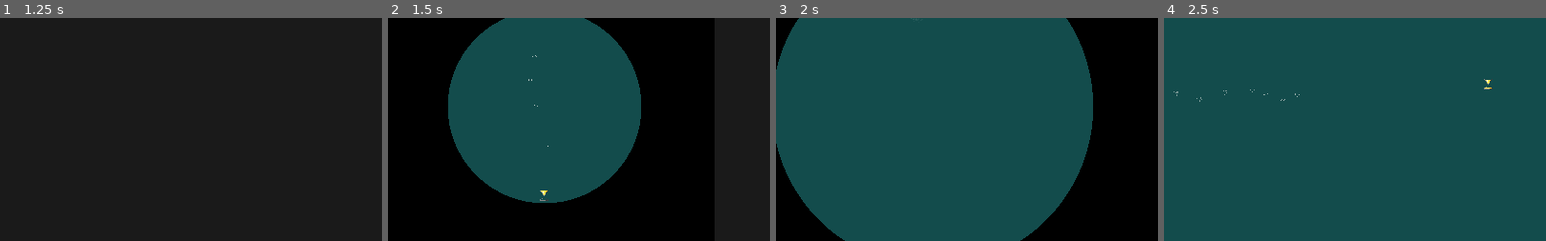
Above: before the commit, frames 1-4 (left to right).
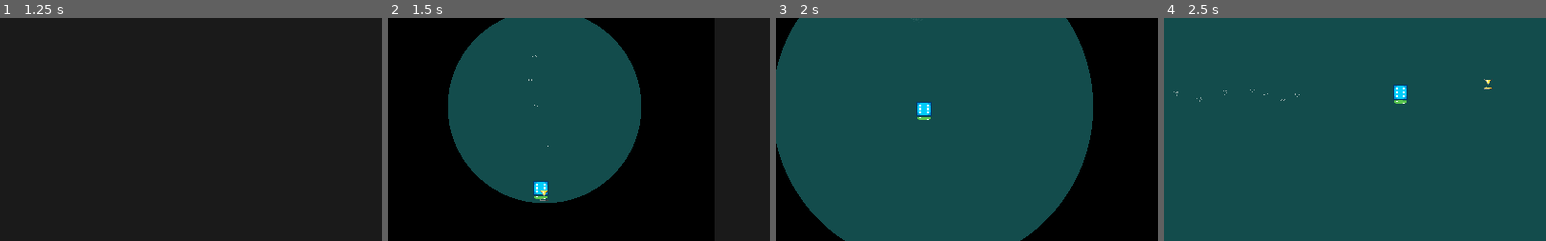
Above: after the commit, the same moments.

Repository: andrebariani/gmtk2022
Game: Godot game, scene res://src/ui/menu/MainMenu.tscn
The game is run twice, just before and just after one commit, with the same random seed, the same clock (stepped at 60 frames per second) and the same inputs. The engine's default icon, where the game draws it, is replaced by a stand-in: a white triangle on a blue panel in a dark square.
Inputs (mouse positions are % of the whole screen's width and height, from its top left):
- Up to frame 1 (1.25 s): click "Play" at 0.5 s
- Up to frame 2 (1.5 s): click "Play" at 1.25 s
- Up to frame 3 (2 s): no input
- Up to frame 4 (2.5 s): tap Enter (ui_accept) at 2, 2.27 s; move the mouse to (72, 45) at 2.02 s; hold D (move_right) from 2.03 s (still down); click (72, 45) at 2.1 s
The pictures show only the part of the screen within x 30-80%, y 30-80%; the shares and areas given below are measured in that part.

Frame 1 is identical in both runs. In frame 2, 0.3% of the frame differs, in the area x 38-42%, y 73-82%; in frame 3, 0.3%; in frame 4, 0.3%, in the area x 60-64%, y 29-39%.

Commit message:
Merge branch 'master' into feature/update-animacao-2

Diff:
--- a/src/entities/player/animation/DiceAnimation.tscn
+++ b/src/entities/player/animation/DiceAnimation.tscn
@@ -226,33 +226,6 @@
 "transitions": PoolRealArray( 1 ),
 "update": 0,
 "values": [ Vector2( 1, 1 ) ]
-}
-
-[sub_resource type="Animation" id=8]
-resource_name = "move"
-tracks/0/type = "value"
-tracks/0/path = NodePath("../../CurrentFace:scale")
-tracks/0/interp = 0
-tracks/0/loop_wrap = true
-tracks/0/imported = false
-tracks/0/enabled = true
-tracks/0/keys = {
-"times": PoolRealArray( 0, 0.5, 1 ),
-"transitions": PoolRealArray( 1, 1, 1 ),
-"update": 0,
-"values": [ Vector2( 1, 1 ), Vector2( 1.1, 1.1 ), Vector2( 1, 1 ) ]
-}
-tracks/1/type = "value"
-tracks/1/path = NodePath("../../CurrentFace:visible")
-tracks/1/interp = 1
-tracks/1/loop_wrap = true
-tracks/1/imported = false
-tracks/1/enabled = true
-tracks/1/keys = {
-"times": PoolRealArray( 0 ),
-"transitions": PoolRealArray( 1 ),
-"update": 1,
-"values": [ true ]
 }
 
 [sub_resource type="Animation" id=7]
@@ -392,143 +365,6 @@
 "values": [ Vector2( 1, 1 ), Vector2( 1, 0.5 ), Vector2( 1, 1e-05 ), Vector2( 1, 1 ) ]
 }
 
-[sub_resource type="Animation" id=7]
-resource_name = "to_behind"
-length = 1.2
-step = 0.05
-tracks/0/type = "value"
-tracks/0/path = NodePath("../../CurrentFace:visible")
-tracks/0/interp = 0
-tracks/0/loop_wrap = true
-tracks/0/imported = false
-tracks/0/enabled = true
-tracks/0/keys = {
-"times": PoolRealArray( 0, 1 ),
-"transitions": PoolRealArray( 1, 1 ),
-"update": 1,
-"values": [ false, true ]
-}
-tracks/1/type = "value"
-tracks/1/path = NodePath("../Old:scale")
-tracks/1/interp = 0
-tracks/1/loop_wrap = true
-tracks/1/imported = false
-tracks/1/enabled = true
-tracks/1/keys = {
-"times": PoolRealArray( 0, 0.3, 0.5, 0.7, 0.9, 1 ),
-"transitions": PoolRealArray( 1, 1, 1, 1, 1, 1 ),
-"update": 0,
-"values": [ Vector2( 1, 1 ), Vector2( 1, 1 ), Vector2( 1, 0.75 ), Vector2( 1, 0.55 ), Vector2( 1, 0.35 ), Vector2( 1, 0.25 ) ]
-}
-tracks/2/type = "value"
-tracks/2/path = NodePath("../Old:offset")
-tracks/2/interp = 0
-tracks/2/loop_wrap = true
-tracks/2/imported = false
-tracks/2/enabled = true
-tracks/2/keys = {
-"times": PoolRealArray( 0, 1 ),
-"transitions": PoolRealArray( 1, 1 ),
-"update": 1,
-"values": [ Vector2( 0, -20 ), Vector2( 0, -20 ) ]
-}
-tracks/3/type = "value"
-tracks/3/path = NodePath("../Old:position")
-tracks/3/interp = 0
-tracks/3/loop_wrap = true
-tracks/3/imported = false
-tracks/3/enabled = true
-tracks/3/keys = {
-"times": PoolRealArray( 0, 0.15, 0.3 ),
-"transitions": PoolRealArray( 1, 1, 1 ),
-"update": 0,
-"values": [ Vector2( 0, 15 ), Vector2( 0, 20 ), Vector2( 0, 25 ) ]
-}
-tracks/4/type = "value"
-tracks/4/path = NodePath("../Old/OldNumber:offset")
-tracks/4/interp = 0
-tracks/4/loop_wrap = true
-tracks/4/imported = false
-tracks/4/enabled = true
-tracks/4/keys = {
-"times": PoolRealArray( 0, 1 ),
-"transitions": PoolRealArray( 1, 1 ),
-"update": 0,
-"values": [ Vector2( 0, -20 ), Vector2( 0, -20 ) ]
-}
-tracks/5/type = "value"
-tracks/5/path = NodePath("OldFrontNumber:rotation_degrees")
-tracks/5/interp = 0
-tracks/5/loop_wrap = true
-tracks/5/imported = false
-tracks/5/enabled = false
-tracks/5/keys = {
-"times": PoolRealArray( 0, 0.3, 0.5, 0.7, 0.9, 1 ),
-"transitions": PoolRealArray( 1, 1, 1, 1, 1, 1 ),
-"update": 1,
-"values": [ 0.0, 20.0, 45.0, 63.0, 81.0, 90.0 ]
-}
-tracks/6/type = "value"
-tracks/6/path = NodePath("..:visible")
-tracks/6/interp = 0
-tracks/6/loop_wrap = true
-tracks/6/imported = false
-tracks/6/enabled = true
-tracks/6/keys = {
-"times": PoolRealArray( 0, 1 ),
-"transitions": PoolRealArray( 1, 1 ),
-"update": 0,
-"values": [ true, false ]
-}
-tracks/7/type = "value"
-tracks/7/path = NodePath("../Top:scale")
-tracks/7/interp = 0
-tracks/7/loop_wrap = true
-tracks/7/imported = false
-tracks/7/enabled = true
-tracks/7/keys = {
-"times": PoolRealArray( 0, 0.15, 0.3, 0.5, 0.7, 0.9, 1 ),
-"transitions": PoolRealArray( 1, 1, 1, 1, 1, 1, 1 ),
-"update": 0,
-"values": [ Vector2( 1, 0 ), Vector2( 1, 0.15 ), Vector2( 1, 0.25 ), Vector2( 1, 0.5 ), Vector2( 1, 0.7 ), Vector2( 1, 0.9 ), Vector2( 1, 1 ) ]
-}
-tracks/8/type = "value"
-tracks/8/path = NodePath("../Top:visible")
-tracks/8/interp = 0
-tracks/8/loop_wrap = true
-tracks/8/imported = false
-tracks/8/enabled = true
-tracks/8/keys = {
-"times": PoolRealArray( 0, 1 ),
-"transitions": PoolRealArray( 1, 1 ),
-"update": 1,
-"values": [ true, false ]
-}
-tracks/9/type = "value"
-tracks/9/path = NodePath(".:visible")
-tracks/9/interp = 1
-tracks/9/loop_wrap = true
-tracks/9/imported = false
-tracks/9/enabled = true
-tracks/9/keys = {
-"times": PoolRealArray( 0, 0.3 ),
-"transitions": PoolRealArray( 1, 1 ),
-"update": 1,
-"values": [ true, false ]
-}
-tracks/10/type = "value"
-tracks/10/path = NodePath(".:scale")
-tracks/10/interp = 0
-tracks/10/loop_wrap = true
-tracks/10/imported = false
-tracks/10/enabled = true
-tracks/10/keys = {
-"times": PoolRealArray( 0, 0.15, 0.3 ),
-"transitions": PoolRealArray( 1, 1, 1 ),
-"update": 0,
-"values": [ Vector2( 1, 1 ), Vector2( 1, 0.5 ), Vector2( 1, 1e-05 ) ]
-}
-
 [sub_resource type="Animation" id=5]
 resource_name = "to_front"
 length = 1.2
@@ -1085,7 +921,6 @@
 }
 
 [node name="CurrentFace" type="Node2D" parent="."]
-visible = false
 __meta__ = {
 "_edit_group_": true,
 "_edit_lock_": true
Not shown: 1 places in src/entities/player/animation/DiceAnimation.tscn that only renumber resources
